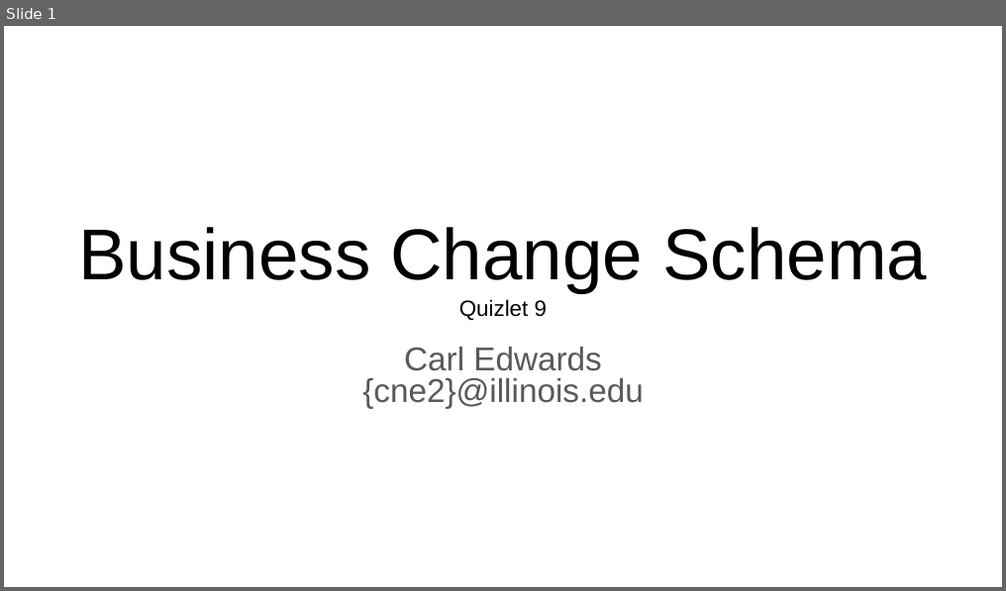
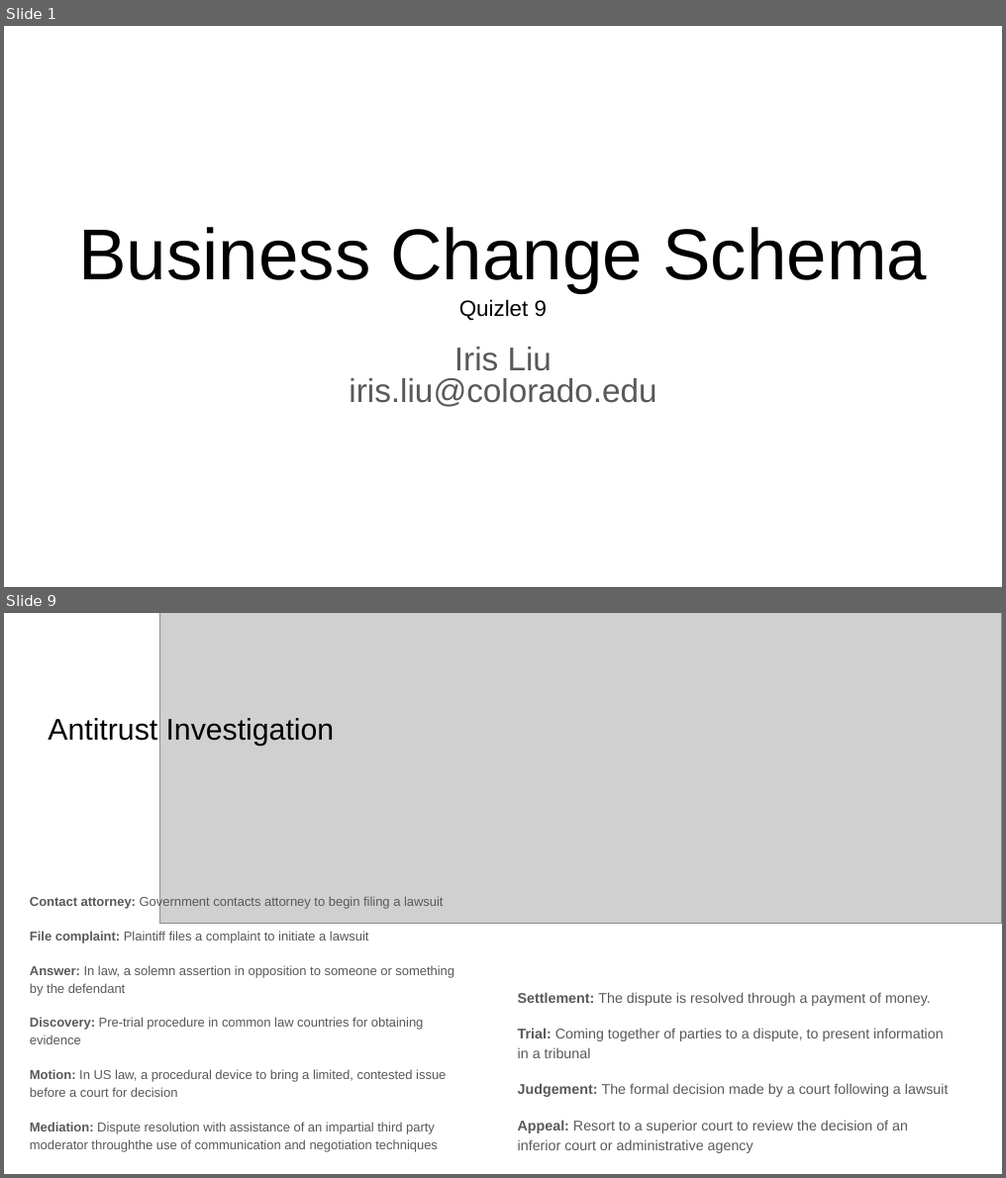
Before and after one commit to RESIN-KAIROS/schemalib, a slide deck: hrf/business_change.pptx. Shown one above the other, each under a label of ours: slide 1 before the commit, slides 1 and 9 after it; the slides between them are not shown. The pictures are 1006x591 and 1006x1178 pixels, drawn with LibreOffice and Linux fonts; fonts in the diff are those of the drawing; grey boxes stand for pictures. Boxes give left, top, right and bottom in pixels: in the first picture for what was removed or moved away, otherwise in the second. Text is boxed around its words. In the diff, an @@ line names an element or a change of style, - is before the commit and + after.

```diff
--- a/hrf/business_change.pptx
+++ b/hrf/business_change.pptx
@@ slide 9 added at [4,613,1002,1174], background #FFFFFF @@
@@ picture added at [159,613,1002,923] @@
@@ title added at [48,718,335,746], 21.6 pt, text #000000 @@
+Antitrust Investigation
@@ text added at [30,896,454,1153], 9.3 pt, text #595959 @@
+Contact attorney: Government contacts attorney to begin filing a lawsuit
+File complaint: Plaintiff files a complaint to initiate a lawsuit
+Answer: In law, a solemn assertion in opposition to someone or something by the defendant
+Discovery: Pre-trial procedure in common law countries for obtaining evidence
+Motion: In US law, a procedural device to bring a limited, contested issue before a court for decision
+Mediation: Dispute resolution with assistance of an impartial third party moderator throughthe use of communication and negotiation techniques
@@ text added at [518,992,948,1154], 10.2 pt, text #595959 @@
+Settlement: The dispute is resolved through a payment of money.
+Trial: Coming together of parties to a dispute, to present information in a tribunal
+Judgement: The formal decision made by a court following a lawsuit
+Appeal: Resort to a superior court to review the decision of an inferior court or administrative agency
@@ slide 1 changed as well @@
@@ subtitle at [349,347,656,407]: text changed @@
-Carl Edwards
-{cne2}@illinois.edu
+Iris Liu
+iris.liu@colorado.edu
```
Also in this commit, not shown: 7 other slides added, 11 slides removed, 4 other files.
